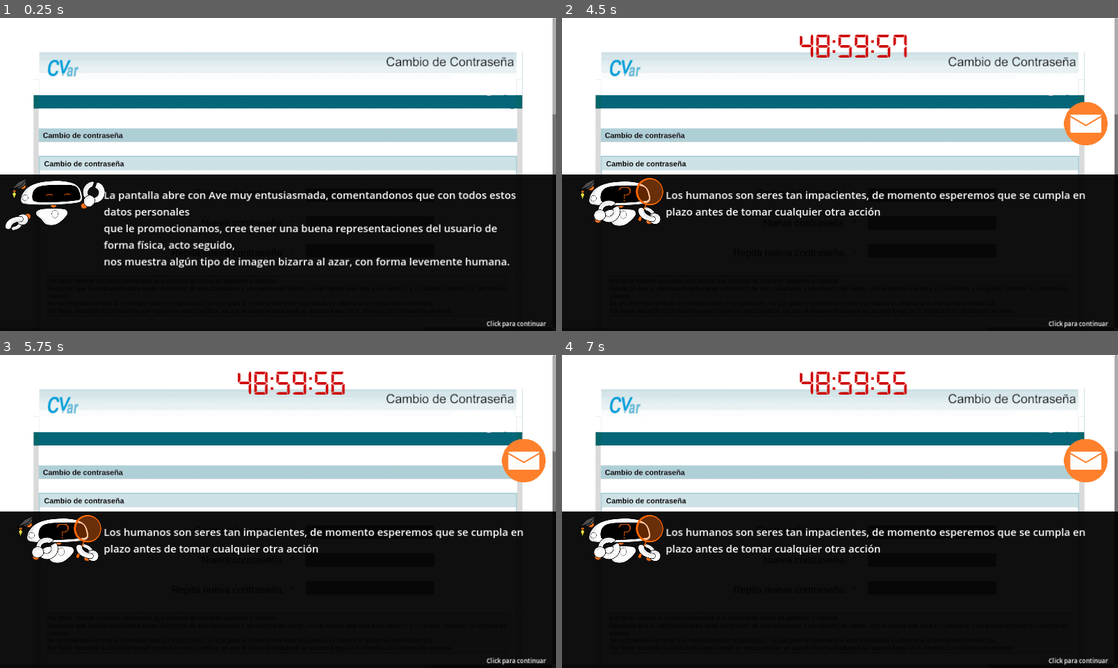
Above: before the commit, frames 1-4 (two rows, left to right).
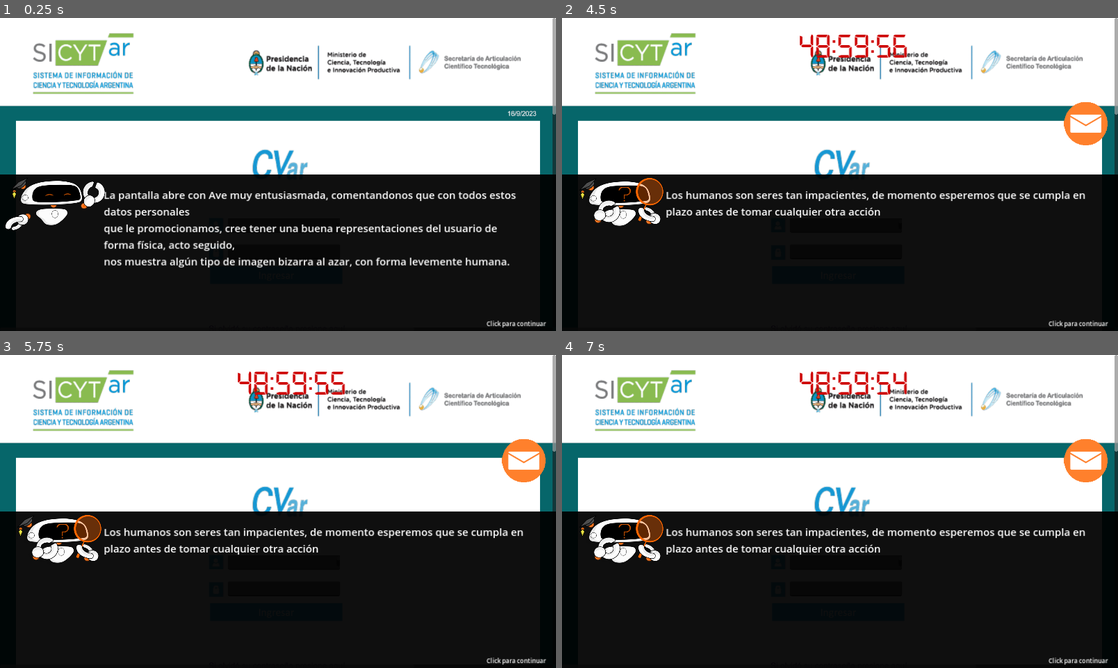
Above: after the commit, the same moments.

Repository: Piterpiojo/CVarPrototipo
Game: Godot game, scene res://Escenas/nivel3-recupero/nivel_3_recupero_contrasenia.tscn
Same seed, same stepped clock (60 frames per second), same inputs: the game is played once before the commit and once after it. This scene is started directly instead of the project's main scene.
Inputs (mouse positions are in pixels of both pictures, inside the frame that each line leads up to):
- Up to frame 1 (0.25 s): no input
- Up to frame 2 (4.5 s): click (934, 196) at 0.52 s; type "12" at 0.6 s; click (934, 221) at 0.75 s; type "12" at 0.83 s; click (934, 249) at 0.98 s; type "12" at 1.07 s; click (840, 327) at 1.27 s; click (840, 274) at 2.02 s; click (840, 327) at 2.77 s; click (840, 274) at 3.52 s; click (840, 327) at 4.27 s
- Up to frame 3 (5.75 s): click (278, 611) at 5.02 s
- Up to frame 4 (7 s): tap Enter at 5.75 s; move the mouse to (962, 495) at 5.77 s; click (962, 495) at 5.85 s; move the mouse to (728, 527) at 6.52 s; click (728, 527) at 6.6 s

The runs differ from the first frame. In frame 1, 22% of the frame differs, in the area x 0-100%, y 4-50%; in frame 2, 22%; in frame 3, 21%; in frame 4, 22%.

Commit message:
nivel 3 completo

Diff:
--- a/Escenas/Registro.tscn
+++ b/Escenas/Registro.tscn
@@ -75,6 +75,20 @@
 "update": 0,
 "values": [Color(1, 1, 1, 1), Color(0, 0, 0, 1)]
 }
+tracks/1/type = "method"
+tracks/1/imported = false
+tracks/1/enabled = true
+tracks/1/path = NodePath(".")
+tracks/1/interp = 1
+tracks/1/loop_wrap = true
+tracks/1/keys = {
+"times": PackedFloat32Array(2),
+"transitions": PackedFloat32Array(1),
+"values": [{
+"args": [],
+"method": &"pasar_al_siguiente"
+}]
+}
 
 [sub_resource type="AnimationLibrary" id="AnimationLibrary_5yacj"]
 _data = {
--- a/Escenas/identificacion.tscn
+++ b/Escenas/identificacion.tscn
@@ -61,6 +61,14 @@
 offset_right = 783.0
 offset_bottom = 555.0
 
+[node name="ingresar" type="Button" parent="ScrollContainer/TextureRect"]
+modulate = Color(1, 1, 1, 0)
+layout_mode = 0
+offset_left = 484.0
+offset_top = 571.0
+offset_right = 789.0
+offset_bottom = 612.0
+
 [node name="CuadroDialogo" parent="." instance=ExtResource("2_610dh")]
 layout_mode = 1
 offset_top = -362.0
--- a/Escenas/nivel3-recupero/nivel_3_recupero_contrasenia.tscn
+++ b/Escenas/nivel3-recupero/nivel_3_recupero_contrasenia.tscn
@@ -6,6 +6,7 @@
 [ext_resource type="PackedScene" uid="uid://b7jonfd41k68h" path="res://Escenas/cuadro_dialogo.tscn" id="2_ro64f"]
 [ext_resource type="Texture2D" uid="uid://bj844ikvy83d2" path="res://Sprites/NicePng_email-icon-png-transparent_903587.png" id="5_hs5fl"]
 [ext_resource type="Texture2D" uid="uid://b6syym0ycomal" path="res://Sprites/usuario.jpeg" id="6_8j1ev"]
+[ext_resource type="Texture2D" uid="uid://dwy8ofng255ix" path="res://Imagenes/identificacion/Identificación de Usuario-12.png" id="7_0ew3f"]
 
 [sub_resource type="Animation" id="Animation_hfu2l"]
 length = 0.001
@@ -20,6 +21,18 @@
 "transitions": PackedFloat32Array(1),
 "update": 0,
 "values": [Color(1, 1, 1, 0)]
+}
+tracks/1/type = "value"
+tracks/1/imported = false
+tracks/1/enabled = true
+tracks/1/path = NodePath(".:modulate")
+tracks/1/interp = 1
+tracks/1/loop_wrap = true
+tracks/1/keys = {
+"times": PackedFloat32Array(0),
+"transitions": PackedFloat32Array(1),
+"update": 0,
+"values": [Color(1, 1, 1, 1)]
 }
 
 [sub_resource type="Animation" id="Animation_uovhh"]
@@ -38,9 +51,40 @@
 "values": [Color(1, 1, 1, 0), Color(1, 1, 1, 1)]
 }
 
+[sub_resource type="Animation" id="Animation_ngiub"]
+resource_name = "fin"
+length = 6.0
+tracks/0/type = "value"
+tracks/0/imported = false
+tracks/0/enabled = true
+tracks/0/path = NodePath(".:modulate")
+tracks/0/interp = 1
+tracks/0/loop_wrap = true
+tracks/0/keys = {
+"times": PackedFloat32Array(3, 6),
+"transitions": PackedFloat32Array(1, 1),
+"update": 0,
+"values": [Color(1, 1, 1, 1), Color(0, 0, 0, 1)]
+}
+tracks/1/type = "method"
+tracks/1/imported = false
+tracks/1/enabled = true
+tracks/1/path = NodePath(".")
+tracks/1/interp = 1
+tracks/1/loop_wrap = true
+tracks/1/keys = {
+"times": PackedFloat32Array(6),
+"transitions": PackedFloat32Array(1),
+"values": [{
+"args": [],
+"method": &"pasar_al_siguiente"
+}]
+}
+
 [sub_resource type="AnimationLibrary" id="AnimationLibrary_60alr"]
 _data = {
 "RESET": SubResource("Animation_hfu2l"),
+"fin": SubResource("Animation_ngiub"),
 "mostrar_foto": SubResource("Animation_uovhh")
 }
 
@@ -92,6 +136,7 @@
 offset_top = 456.0
 offset_right = 1000.0
 offset_bottom = 487.0
+secret = true
 
 [node name="repetir" type="LineEdit" parent="ScrollContainer/TextureRect"]
 layout_mode = 0
@@ -99,6 +144,19 @@
 offset_top = 520.0
 offset_right = 1000.0
 offset_bottom = 551.0
+secret = true
+
+[node name="error2" type="Label" parent="ScrollContainer/TextureRect"]
+visible = false
+layout_mode = 0
+offset_left = 544.0
+offset_top = 544.0
+offset_right = 772.0
+offset_bottom = 622.0
+theme_override_colors/font_color = Color(1, 0, 0, 1)
+text = "La contraseña no
+coincide"
+horizontal_alignment = 1
 
 [node name="cambiar" type="Button" parent="ScrollContainer/TextureRect"]
 layout_mode = 0
@@ -116,10 +174,83 @@
 offset_bottom = 775.0
 text = "Cancelar"
 
+[node name="identificacion" type="TextureRect" parent="ScrollContainer"]
+layout_mode = 2
+texture = ExtResource("7_0ew3f")
+
+[node name="OlvidoContrasenia" type="Button" parent="ScrollContainer/identificacion"]
+layout_mode = 0
+offset_left = 479.0
+offset_top = 708.0
+offset_right = 795.0
+offset_bottom = 724.0
+flat = true
+
+[node name="NuevoUsuario" type="Button" parent="ScrollContainer/identificacion"]
+layout_mode = 0
+offset_left = 479.0
+offset_top = 737.0
+offset_right = 795.0
+offset_bottom = 753.0
+flat = true
+
+[node name="usuario" type="TextEdit" parent="ScrollContainer/identificacion"]
+layout_mode = 0
+offset_left = 525.0
+offset_top = 460.0
+offset_right = 783.0
+offset_bottom = 494.0
+
+[node name="contrasenia" type="LineEdit" parent="ScrollContainer/identificacion"]
+layout_mode = 0
+offset_left = 525.0
+offset_top = 521.0
+offset_right = 783.0
+offset_bottom = 555.0
+secret = true
+
+[node name="error" type="Label" parent="ScrollContainer/identificacion"]
+visible = false
+layout_mode = 0
+offset_left = 528.0
+offset_top = 616.0
+offset_right = 756.0
+offset_bottom = 694.0
+theme_override_colors/font_color = Color(1, 0, 0, 1)
+text = "Acceso denegado: El nombre
+ de Usuario y/o la Contraseña
+ son incorrectos "
+horizontal_alignment = 1
+
+[node name="ingresar" type="Button" parent="ScrollContainer/identificacion"]
+layout_mode = 0
+offset_left = 484.0
+offset_top = 571.0
+offset_right = 789.0
+offset_bottom = 612.0
+flat = true
+
+[node name="contrasenia" type="Label" parent="."]
+visible = false
+layout_mode = 1
+anchors_preset = 5
+anchor_left = 0.5
+anchor_right = 0.5
+offset_left = -320.0
+offset_top = 96.0
+offset_right = 333.0
+offset_bottom = 291.0
+grow_horizontal = 2
+theme_override_colors/font_color = Color(0, 0, 0, 1)
+theme_override_font_sizes/font_size = 140
+text = "6O9LiNE5"
+
 [node name="CuadroDialogo" parent="." instance=ExtResource("2_ro64f")]
 layout_mode = 1
 
 [node name="minutos" type="Timer" parent="."]
+
+[node name="horas" type="Timer" parent="."]
 
 [node name="segundos" type="Timer" parent="."]
 wait_time = 0.05
@@ -143,6 +274,9 @@
 [node name="espera" type="Timer" parent="."]
 wait_time = 15.0
 
+[connection signal="pressed" from="ScrollContainer/TextureRect/cambiar" to="." method="_on_cambiar_pressed"]
+[connection signal="pressed" from="ScrollContainer/identificacion/ingresar" to="." method="_on_ingresar_pressed"]
 [connection signal="timeout" from="minutos" to="." method="_on_minutos_timeout"]
+[connection signal="timeout" from="horas" to="." method="_on_horas_timeout"]
 [connection signal="timeout" from="segundos" to="." method="_on_segundos_timeout"]
 [connection signal="timeout" from="espera" to="." method="_on_espera_timeout"]
--- a/Escenas/pantalla_inicio.tscn
+++ b/Escenas/pantalla_inicio.tscn
@@ -86,6 +86,24 @@
 text = "Crear Archivo
 Dialogos"
 
+[node name="Button3" type="Button" parent="."]
+layout_mode = 0
+offset_left = 96.0
+offset_top = 384.0
+offset_right = 255.0
+offset_bottom = 449.0
+text = "Probar nivel 2"
+
+[node name="Button4" type="Button" parent="."]
+layout_mode = 0
+offset_left = 99.0
+offset_top = 454.0
+offset_right = 256.0
+offset_bottom = 528.0
+text = "Probar nivel 3"
+
 [connection signal="pressed" from="Iniciar" to="." method="_on_iniciar_pressed"]
 [connection signal="pressed" from="Salir" to="." method="_on_salir_pressed"]
 [connection signal="pressed" from="Button" to="." method="_on_button_pressed"]
+[connection signal="pressed" from="Button3" to="." method="_on_button_3_pressed"]
+[connection signal="pressed" from="Button4" to="." method="_on_button_4_pressed"]
--- a/dialogos/nivel3.json
+++ b/dialogos/nivel3.json
@@ -96,7 +96,7 @@
 	},
 	{
 		"emocion": "curiosa",
-		"personaje": "Usuario",
+		"personaje": "IA",
 		"texto": "¿Pues, probaste ponerlos en orden alfanumérico?\n\n\n"
 	},
 	{
@@ -125,6 +125,11 @@
 		"texto": " *Suspiro* Solo acabemos con esta sección ¿si?\n"
 	},
 	{
+		"emocion": "confiada",
+		"personaje": "Usuario",
+		"texto": "este dialogo no debe ser visible\n"
+	},
+	{
 		"emocion": "ensenando",
 		"personaje": "IA",
 		"texto": "Muy bien, en este siguiente paso, deberás volver a poner la contraseña anterior y elegir una nueva y repetir 10 veces la nueva, \npara asegurarnos que te la memorices a la fuerza. "
@@ -135,6 +140,11 @@
 		"texto": "Para dejarlo más facil, te mostraré la contraseña anterior en el orden correcto. \nUna cosa más, tu contraseña nueva debe tener si o si números y letras."
 	},
 	{
+		"emocion": "confiada",
+		"personaje": "Usuario",
+		"texto": "este dialogo no debe ser visible\n"
+	},
+	{
 		"emocion": "felicitaciones",
 		"personaje": "IA",
 		"texto": "¡Excelente! ¡Ya eres un usuario hecho y derecho de la plataforma! Y uno que sabe lo que significa alfabéticamente !\nUn 2x1 en toda regla."
--- a/scripts/PantallaInicio.gd
+++ b/scripts/PantallaInicio.gd
@@ -12,3 +12,11 @@
 
 func _on_button_pressed():
 	get_tree().change_scene_to_file("res://scripts/CargarDialogos/cargarDialogos.tscn")
+
+
+func _on_button_3_pressed():
+	get_tree().change_scene_to_file("res://Escenas/Registro.tscn")
+
+
+func _on_button_4_pressed():
+	get_tree().change_scene_to_file("res://Escenas/nivel3-recupero/nivel_3_recupero_contrasenia.tscn")
--- a/scripts/Registro.gd
+++ b/scripts/Registro.gd
@@ -84,6 +84,8 @@
 func _on_timer_timeout():
 	$AnimationPlayer.play("fin")
 
+func pasar_al_siguiente():
+	get_tree().change_scene_to_file("res://Escenas/nivel3-recupero/nivel_3_recupero_contrasenia.tscn")
 
 func _on_animation_player_animation_finished(anim_name):
 	if(anim_name == "fin"):
--- a/scripts/nivel_3_recupero_contrasenia.gd
+++ b/scripts/nivel_3_recupero_contrasenia.gd
@@ -2,7 +2,17 @@
 var horas: int = 48
 var minutos: int = 59
 var segundos: int =59
-var bandera :bool =false
+var errores =0
+var bandera1 :bool =false
+var bandera2 :bool =false
+var bandera3 :bool =false
+var bandera4 :bool =false
+var bandera5 :bool =false
+var bandera6 : bool = false
+var bandera7 : bool = false
+var bandera8 : bool = false
+var banderaFin : bool = false
+
 
 func _ready():
 	$reloj.text=str(horas) + ":"+ str(minutos) + ":"+ str(segundos)
@@ -13,25 +23,45 @@
 	eventos()
 
 func eventos():
-	if $CuadroDialogo.indice_dialogo ==1 and !bandera:
+	if $CuadroDialogo.indice_dialogo ==1 and !bandera1:
 		$AnimationPlayer.play("mostrar_foto")
 		$Usuario.visible = true
-		bandera= true
+		bandera1= true
 	elif $CuadroDialogo.indice_dialogo == 3:
 		$AnimationPlayer.stop()
 		$Usuario.visible=false
 		$"NicePngEmail-icon-png-transparent903587".visible=true
-		bandera=false
-	elif $CuadroDialogo.indice_dialogo == 4 and !bandera:
+	elif $CuadroDialogo.indice_dialogo == 4 and !bandera2:
 		tiempo()
-		bandera=true
-	elif $CuadroDialogo.indice_dialogo == 7 and !bandera:
+		bandera2=true
+	elif $CuadroDialogo.indice_dialogo == 7 and !bandera3:
 		$espera.start()
 		$CuadroDialogo.pausa=true
-		bandera=true
-	else:
-		bandera=false
+		bandera3=true
+	elif $CuadroDialogo.indice_dialogo == 11 and !bandera4:
+		$espera.start()
+		$CuadroDialogo.pausa=true
+		bandera4=true
+	elif $CuadroDialogo.indice_dialogo == 12 and !bandera5:
+		acelerar()
+		bandera5=true
+	elif $CuadroDialogo.indice_dialogo== 15 and !bandera6:
+		$reloj.visible= false
+		$contrasenia.visible=true
+		pausar_y_ocultar_dialogo()
+		bandera6 = true
+	elif $CuadroDialogo.indice_dialogo == 25 and !bandera7:
+		pausar_y_ocultar_dialogo()
+		bandera7=true
+	elif $CuadroDialogo.indice_dialogo == 28 and !bandera8:
+		pausar_y_ocultar_dialogo()
+	elif $CuadroDialogo.indice_dialogo == 29 and !banderaFin:
+		$AnimationPlayer.play("fin")
 
+
+func pausar_y_ocultar_dialogo():
+	$CuadroDialogo.pausa= true
+	$CuadroDialogo.visible = false
 
 func tiempo():
 	$reloj.visible= true
@@ -40,6 +70,8 @@
 func acelerar():
 	$minutos.start(0.05)
 	$segundos.wait_time = 0.05
+	$horas.start(0.05)
+
 func _on_segundos_timeout():
 	segundos-=1
 	if(segundos == 0):
@@ -51,12 +83,53 @@
 
 func _on_minutos_timeout():
 	minutos-=1
-	if(minutos == 0):
+	if(minutos < 0):
 		horas-=1
 		minutos = 59
 	$minutos.start()
 
 
 func _on_espera_timeout():
+	print("estoy vivooo")
+	reanudar_dialogo()
+	$espera.stop()
+
+func reanudar_dialogo():
+	$CuadroDialogo.visible=true
 	$CuadroDialogo.pausa=false
 	$CuadroDialogo.sig_dialogo()
+
+func _on_horas_timeout():
+	horas-=1
+	if(horas < 0):
+		$minutos.stop()
+		$segundos.stop()
+		$horas.stop()
+		$reloj.text="00:00:00"
+	$horas.start()
+
+
+
+func _on_ingresar_pressed():
+	if$ScrollContainer/identificacion/contrasenia.text == "9O6LiNE5":
+		$ScrollContainer/identificacion.queue_free()
+		$ScrollContainer/TextureRect.visible=true
+		$contrasenia.text= "9O6LiNE5"
+		reanudar_dialogo()
+	else:
+		errores +=1
+		$ScrollContainer/identificacion/error.visible= true
+	if(errores == 3):
+		reanudar_dialogo()
+
+func pasar_al_siguiente():
+	get_tree().quit()
+
+func _on_cambiar_pressed():
+	if($ScrollContainer/TextureRect/contrasenia_anterior.text == "9O6LiNE5"):
+		if($ScrollContainer/TextureRect/nueva.text == $ScrollContainer/TextureRect/repetir.text):
+			reanudar_dialogo()
+		else:
+			$ScrollContainer/TextureRect/error2.text="La contraseña no coincide"
+	else:
+		$ScrollContainer/TextureRect/error2.text = "contraseña Actual no coincide"
Not shown: 1 places in Escenas/nivel3-recupero/nivel_3_recupero_contrasenia.tscn that only renumber resources
